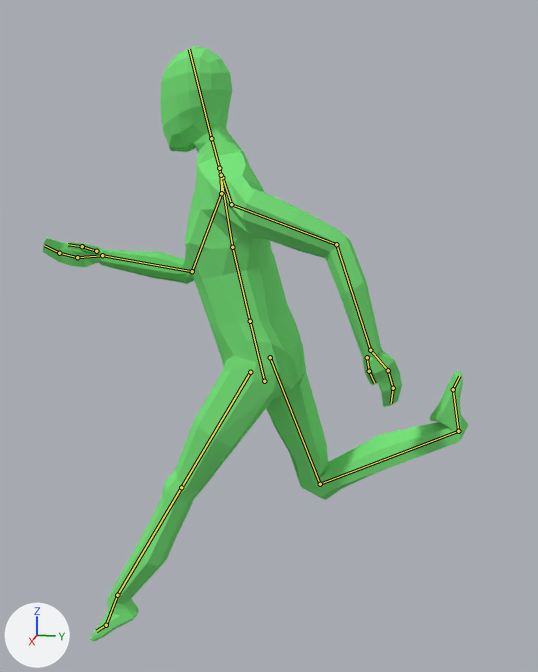
The Blender file Bandit Game/Assets/Models/CharacterModel.blend: old version first, new version second.
One viewpoint serves both versions: a camera (50 mm lens) standing at (2.03, 0.42, 1.48) and looking at (-0.02, 0.01, 0.96). The lights are fixed; the arrows at lower left show +X, +Y and +Z. Both versions are drawn at frame 16 of the action 'Run'; the numbers are the values there. The bones that bend it are drawn over the model as lines.

Objects in the first picture: 'Character'.
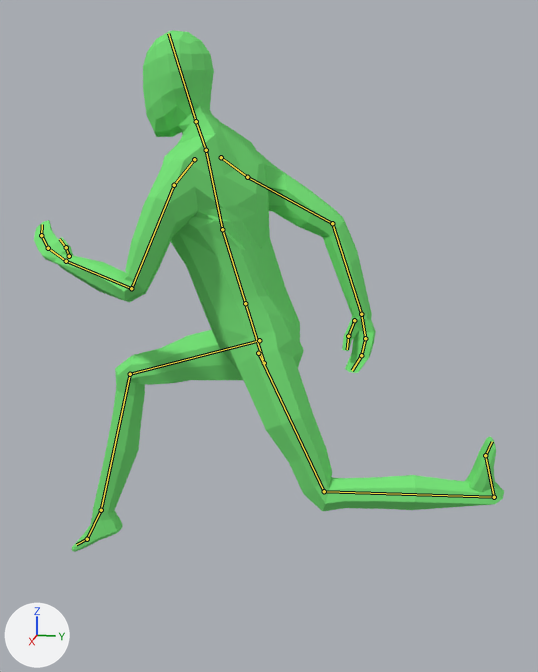
Where the change shows, as pixel boxes [x1, y1, x2, y2] in the pictures (538 x 672 px):
'Character', posed (11% wider, 12% shorter): before [43, 46, 468, 641]; after [34, 30, 504, 552]
bone 'Hips', root to tip: before (264, 381) to (250, 321); after (264, 363) to (245, 303)
bone 'Spine', root to tip: before (250, 321) to (232, 247); after (245, 303) to (222, 229)
bone 'Chest', root to tip: before (232, 247) to (219, 168); after (222, 229) to (206, 150)
bone 'Neck', root to tip: before (219, 168) to (211, 138); after (206, 150) to (196, 121)
bone 'Shoulder.L', root to tip: before (222, 177) to (231, 204); after (194, 159) to (174, 185)
bone 'UpperArm.L', root to tip: before (231, 204) to (336, 244); after (174, 185) to (131, 288)
bone 'LowerArm.L', root to tip: before (336, 244) to (370, 350); after (131, 288) to (66, 261)
bone 'Hand.L', root to tip: before (370, 350) to (388, 370); after (66, 261) to (48, 248)
bone 'Shoulder.R', root to tip: before (221, 175) to (221, 193); after (221, 157) to (247, 177)
bone 'UpperArm.R', root to tip: before (221, 193) to (192, 271); after (247, 177) to (332, 223)
bone 'LowerArm.R', root to tip: before (192, 271) to (102, 255); after (332, 223) to (361, 314)
bone 'Hand.R', root to tip: before (102, 255) to (77, 257); after (361, 314) to (365, 338)

Diff of the bpy script that builds the scene:
```diff
--- a/Bandit Game/Assets/Models/CharacterModel.blend.py
+++ b/Bandit Game/Assets/Models/CharacterModel.blend.py
@@ bone_hips @@
 bone_hips = bpy.data.objects['Armature'].pose.bones['Hips']
-bone_hips.location = (0.0, -0.116, 0.0)
-bone_hips.rotation_quaternion = (0.99, 0.117, -0.084, -0.001)  # degrees (14, -10, -1)
+bone_hips.location = (0.005, -0.059, 0.0)
+bone_hips.rotation_quaternion = (0.984, 0.147, 0.093, 0.0)  # degrees (17, 11, 2)
@@ bone_spine @@
 bone_spine = bpy.data.objects['Armature'].pose.bones['Spine']  # child of 'Hips'
-bone_spine.rotation_quaternion = (1.0, 0.0, 0.0, 0.0)  # degrees (0, 0, 0)
+bone_spine.rotation_quaternion = (0.997, 0.0, -0.072, 0.011)  # degrees (0, -8, 1)
@@ bone_chest @@
 bone_chest = bpy.data.objects['Armature'].pose.bones['Chest']  # child of 'Spine'
-bone_chest.rotation_quaternion = (0.974, -0.005, 0.223, -0.034)  # degrees (-2, 26, -4)
+bone_chest.rotation_quaternion = (0.987, 0.0, -0.165, 0.017)  # degrees (0, -19, 2)
@@ bone_neck @@
 bone_neck = bpy.data.objects['Armature'].pose.bones['Neck']  # child of 'Chest'
-bone_neck.rotation_quaternion = (0.988, -0.001, -0.149, 0.031)  # degrees (-1, -17, 4)
+bone_neck.rotation_quaternion = (0.989, -0.001, 0.14, -0.029)  # degrees (-1, 16, -3)
@@ bone_shoulder_l @@
 bone_shoulder_l = bpy.data.objects['Armature'].pose.bones['Shoulder.L']  # child of 'Chest'
-bone_shoulder_l.rotation_quaternion = (0.999, -0.025, 0.044, -0.001)  # degrees (-3, 5, 0)
+bone_shoulder_l.rotation_quaternion = (0.998, 0.025, -0.048, 0.017)  # degrees (3, -6, 2)
@@ bone_upperarm_l @@
 bone_upperarm_l = bpy.data.objects['Armature'].pose.bones['UpperArm.L']  # child of 'Shoulder.L'
-bone_upperarm_l.rotation_quaternion = (0.923, -0.372, 0.093, -0.022)  # degrees (-44, 9, -6)
+bone_upperarm_l.rotation_quaternion = (0.959, 0.253, -0.072, -0.062)  # degrees (30, -6, -9)
@@ bone_lowerarm_l @@
 bone_lowerarm_l = bpy.data.objects['Armature'].pose.bones['LowerArm.L']  # child of 'UpperArm.L'
-bone_lowerarm_l.rotation_quaternion = (0.972, 0.224, 0.016, -0.068)  # degrees (26, 4, -7)
+bone_lowerarm_l.rotation_quaternion = (0.762, 0.495, 0.385, 0.127)  # degrees (77, 28, 41)
@@ bone_hand_l @@
 bone_hand_l = bpy.data.objects['Armature'].pose.bones['Hand.L']  # child of 'LowerArm.L'
-bone_hand_l.rotation_quaternion = (0.993, -0.056, 0.007, -0.107)  # degrees (-7, 0, -12)
+bone_hand_l.rotation_quaternion = (0.961, 0.142, -0.124, 0.105)  # degrees (15, -16, 10)
@@ bone_shoulder_r @@
 bone_shoulder_r = bpy.data.objects['Armature'].pose.bones['Shoulder.R']  # child of 'Chest'
-bone_shoulder_r.rotation_quaternion = (0.998, 0.026, 0.05, -0.018)  # degrees (3, 6, -2)
+bone_shoulder_r.rotation_quaternion = (0.999, -0.024, -0.042, 0.0)  # degrees (-3, -5, 0)
@@ bone_upperarm_r @@
 bone_upperarm_r = bpy.data.objects['Armature'].pose.bones['UpperArm.R']  # child of 'Shoulder.R'
-bone_upperarm_r.rotation_quaternion = (0.962, 0.254, 0.07, 0.068)  # degrees (30, 6, 10)
+bone_upperarm_r.rotation_quaternion = (0.957, -0.269, -0.079, 0.049)  # degrees (-32, -7, 8)
@@ bone_lowerarm_r @@
 bone_lowerarm_r = bpy.data.objects['Armature'].pose.bones['LowerArm.R']  # child of 'UpperArm.R'
-bone_lowerarm_r.rotation_quaternion = (0.756, 0.506, -0.394, -0.131)  # degrees (78, -28, -42)
+bone_lowerarm_r.rotation_quaternion = (0.979, 0.148, -0.013, 0.046)  # degrees (17, -2, 5)
@@ bone_hand_r @@
 bone_hand_r = bpy.data.objects['Armature'].pose.bones['Hand.R']  # child of 'LowerArm.R'
-bone_hand_r.rotation_quaternion = (0.87, -0.045, 0.469, 0.148)  # degrees (6, 56, 23)
+bone_hand_r.rotation_quaternion = (0.972, 0.173, -0.018, 0.145)  # degrees (20, -5, 16)
@@ bone_legik_l @@
 bone_legik_l = bpy.data.objects['Armature'].pose.bones['LegIK.L']
-bone_legik_l.location = (-0.114, -0.515, -0.002)
-bone_legik_l.rotation_quaternion = (0.957, -0.292, 0.0, 0.0)  # degrees (-34, 0, 0)
+bone_legik_l.location = (-0.113, 0.625, 0.455)
+bone_legik_l.rotation_quaternion = (0.559, 0.813, 0.0, 0.0)  # degrees (111, 0, 0)
@@ bone_poletarget_l @@
 bone_poletarget_l = bpy.data.objects['Armature'].pose.bones['PoleTarget.L']
-bone_poletarget_l.location = (0.03, 0.757, 0.006)
+bone_poletarget_l.location = (0.078, 0.523, -0.036)
@@ bone_legik_r @@
 bone_legik_r = bpy.data.objects['Armature'].pose.bones['LegIK.R']
-bone_legik_r.location = (0.109, 0.523, 0.615)
-bone_legik_r.rotation_quaternion = (0.539, 0.842, 0.0, 0.0)  # degrees (115, 0, 0)
+bone_legik_r.location = (0.099, -0.588, 0.253)
+bone_legik_r.rotation_quaternion = (0.927, -0.229, 0.0, 0.0)  # degrees (-28, 0, 0)
@@ bone_poletarget_r @@
 bone_poletarget_r = bpy.data.objects['Armature'].pose.bones['PoleTarget.R']
-bone_poletarget_r.location = (-0.03, 0.757, 0.006)
+bone_poletarget_r.location = (-0.1, 0.528, -0.036)
```
